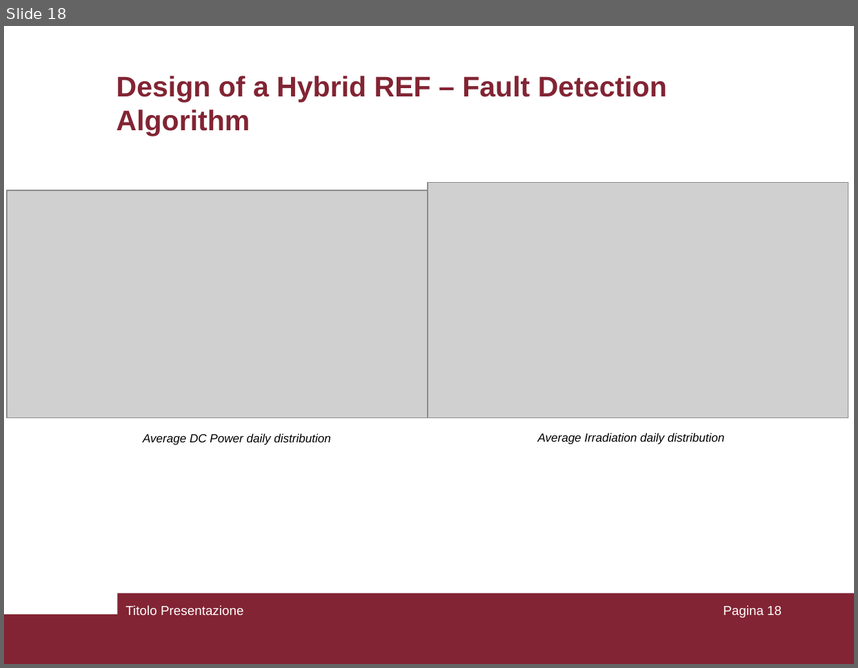
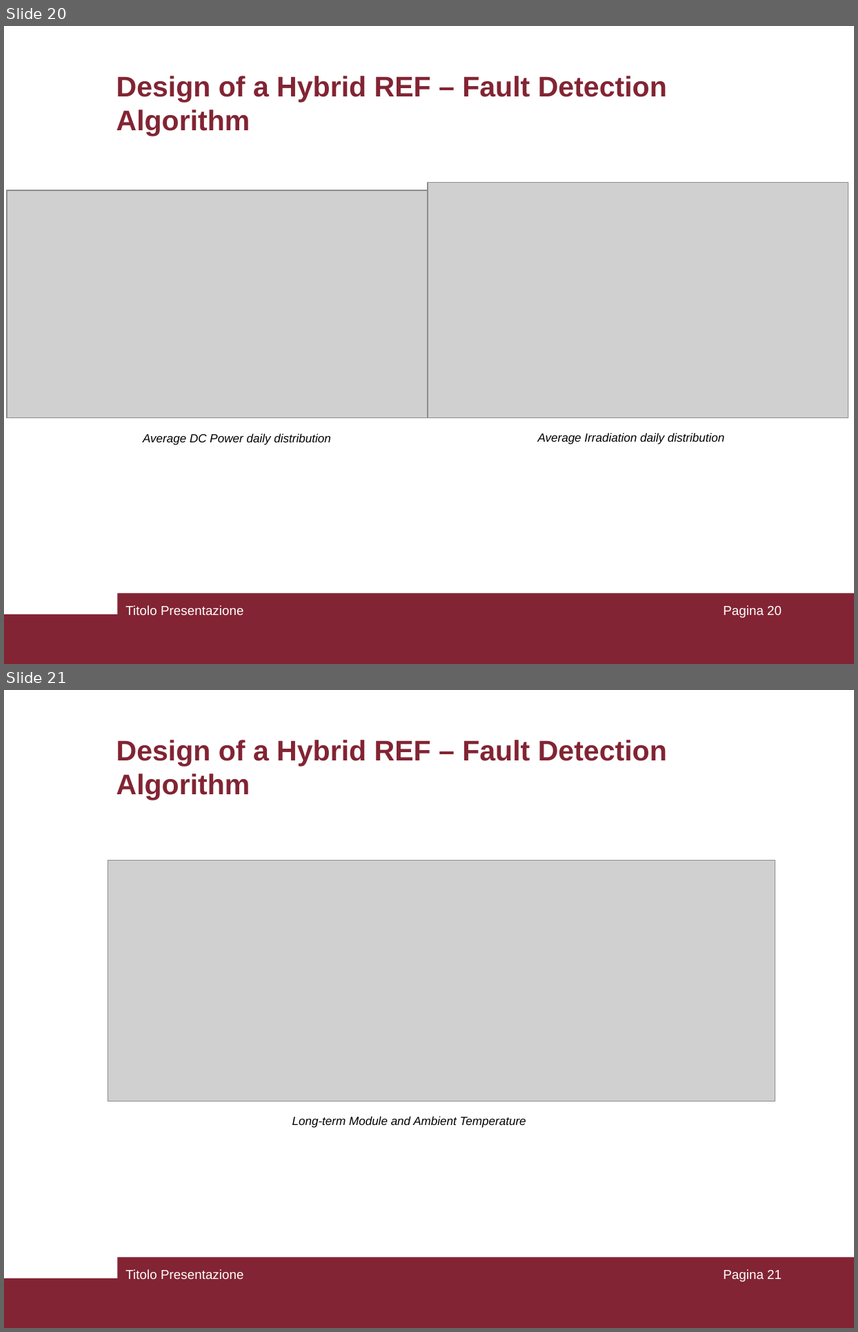
Before and after one commit to pierlucaanania/ResilienceEngineering4Minigrid_Africa, a slide deck: MSc Thesis/PresPptSapienza.ppt. Shown one above the other, each under a label of ours: slide 18 before the commit, slides 20 and 21 after it. The pictures are 858x668 and 858x1332 pixels, drawn with LibreOffice and Linux fonts; fonts in the diff are those of the drawing; grey boxes stand for pictures. Boxes give left, top, right and bottom in pixels: in the first picture for what was removed or moved away, otherwise in the second. Text is boxed around its words. In the diff, an @@ line names an element or a change of style, - is before the commit and + after.

```diff
--- a/MSc Thesis/PresPptSapienza.ppt
+++ b/MSc Thesis/PresPptSapienza.ppt
@@ slide 21 added at [4, 690, 854, 1328], background #FFFFFF; not listed: 2 template elements that a slide beside it also shows @@
@@ title added at [116, 740, 667, 800], 24 pt, text #822433, bold @@
+Design of a Hybrid REF – Fault Detection Algorithm
@@ picture added at [107, 860, 775, 1101] @@
@@ text added at [292, 1116, 526, 1127], 10 pt, text #000000, italic @@
+Long-term Module and Ambient Temperature
@@ text added at [125, 1269, 243, 1279], 11 pt, text #FFFFFF @@
+Titolo Presentazione
@@ page number added at [723, 1269, 782, 1281], 11 pt, text #FFFFFF @@
+Pagina 21
@@ what was slide 18 is now slide 20 @@
@@ page number at [723, 605, 782, 617]: text changed @@
-Pagina 18
+Pagina 20
```
Also in this commit, not shown: 1 slide changed, 4 other slides added.
